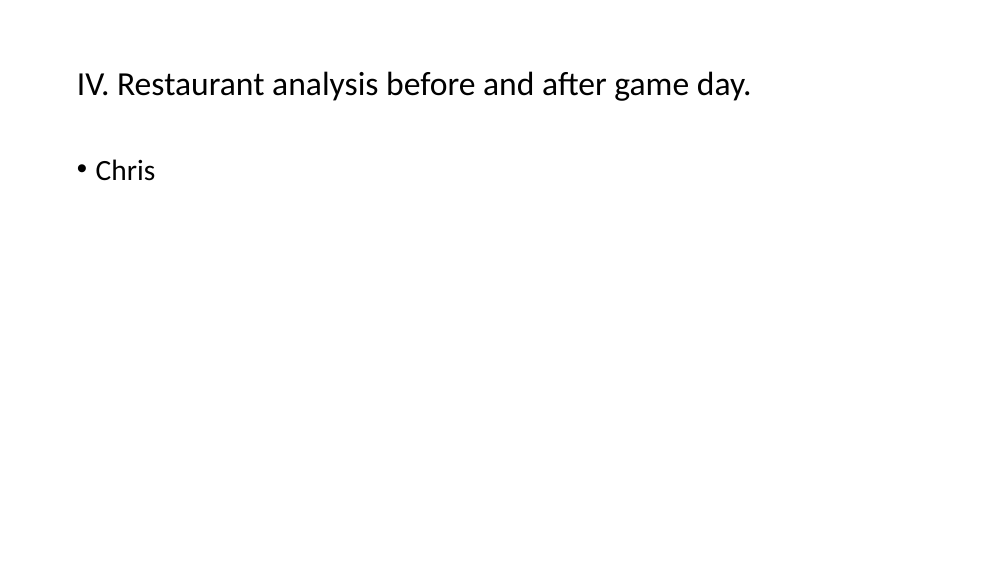
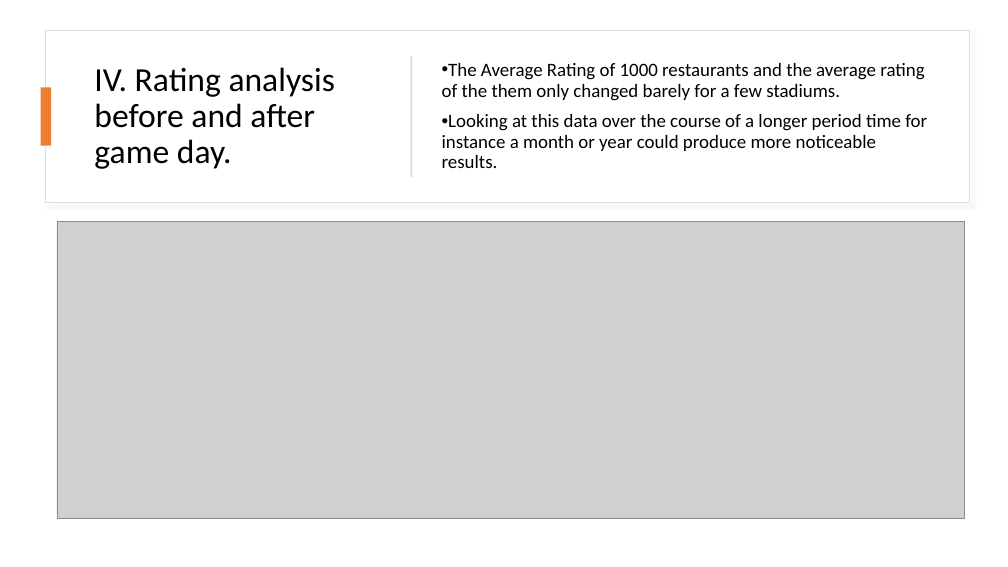
Before and after one commit to jjying89/Yelp-Restaurants-Analysis, a slide deck: slide 9 of Presentation/Team_4-Restaurant_Density_Analysis..pptx. Drawn at 1008x567 pixels with LibreOffice and Linux fonts; fonts in the diff are those of the drawing; grey boxes stand for pictures. Boxes give left, top, right and bottom in pixels: in the first picture for what was removed or moved away, otherwise in the second. Text is boxed around its words. In the diff, an @@ line names an element or a change of style, - is before the commit and + after.

```diff
--- a/Presentation/Team_4-Restaurant_Density_Analysis..pptx
+++ b/Presentation/Team_4-Restaurant_Density_Analysis..pptx
@@ rectangle added at (x1=46, y1=30, x2=969, y2=203), fill #FFFFFF, outline #DEDEDE 1 pt @@
@@ rectangle added at (x1=411, y1=56, x2=412, y2=177), fill #D5D5D5 @@
@@ rectangle added at (x1=41, y1=88, x2=51, y2=146), fill #ED7D31 @@
@@ title at (x1=94, y1=67, x2=335, y2=169): text changed @@
-IV. Restaurant analysis before and after game day.
+IV. Rating analysis before and after game day.
@@ text added at (x1=442, y1=63, x2=927, y2=168), 18 pt, text #000000 @@
+• The Average Rating of 1000 restaurants and the average rating of the them only changed barely for a few stadiums.
+• Looking at this data over the course of a longer period time for instance a month or year could produce more noticeable results.
@@ text removed at (x1=96, y1=159, x2=156, y2=181) @@
-• Chris
@@ picture added at (x1=57, y1=225, x2=488, y2=513) @@
@@ picture added at (x1=57, y1=222, x2=964, y2=519) @@
```
Also in this commit, not shown: 2 slides added, 3 other files.
